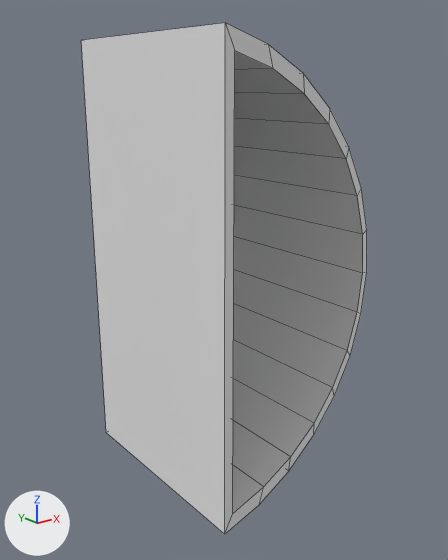
The FBX model Assets/Assets/Meshes/WallLamp_Mesh.fbx, before and after one commit.
Both versions are drawn from a 50 mm lens placed at (-1.15, -1.68, 0.79), pointed at (0.58, 0.48, -0.07). Lighting does not change. The marker at lower left points along +X, +Y and +Z. Mesh edges are drawn as thin lines. Materials are left out; every surface is plain grey.
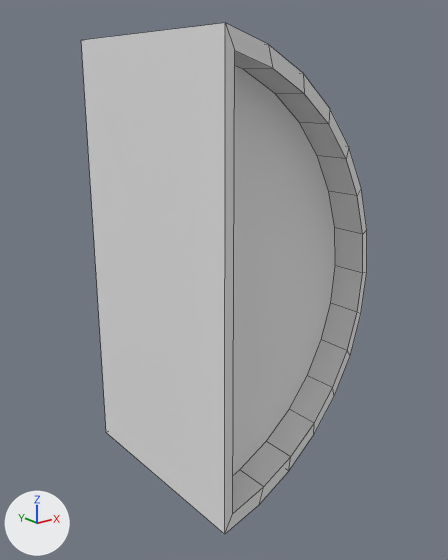
The change, as a list of edits to the scene's bpy script:
```text
Change me_cylinder:
    where me_cylinder.from_pydata(...)  # 60 vertices, 47 faces; spans x 0.2..1.0, y -0.01..1.0, z -0.98..0.98
    used by ob_cylinder; location = (0.0, 0.0, 0.0)
    me_cylinder part 1: all 15 vertices in x 0.24..0.97, y 0.9, z -0.9..0.9 are moved by (0.0, -0.75, 0.0)
```

What differs and where, as boxes (x1, y1, x2, y2) in the pictures (448 x 560 px; the box of a moved part takes in the faces that stretch with it):
part 1 of me_cylinder, moved or reshaped: (233, 51, 363, 513) in both
